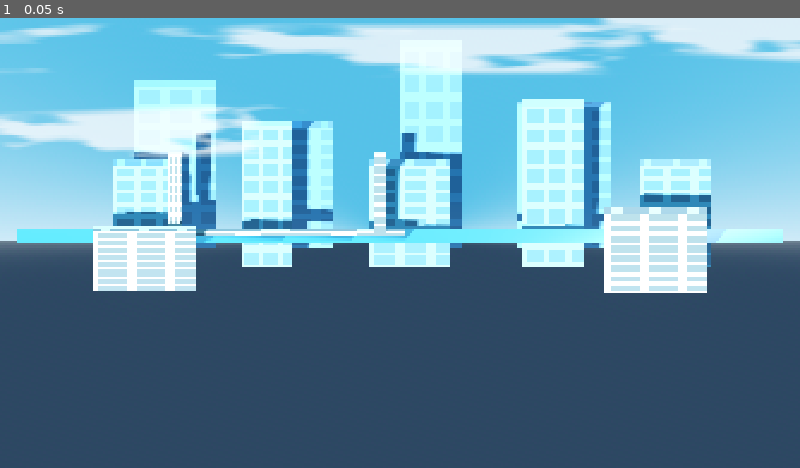
Above: before the commit, frame 1.
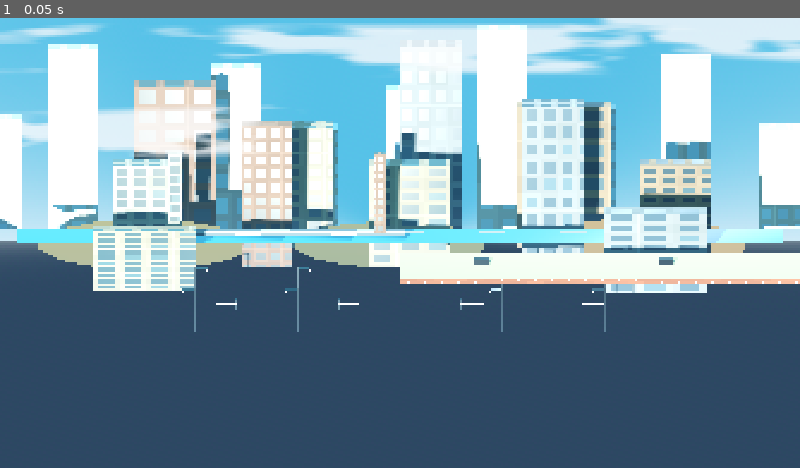
Above: after the commit, the same moment.

Repository: nnamdinwali/shadow-killer
Game: Godot game, scene res://node_3d.tscn
Same seed, same stepped clock (60 frames per second), same inputs: the game is played once before the commit and once after it.
Inputs:
- Up to frame 1 (0.05 s): no input

The runs differ from the first frame. In frame 1, 30% of the frame differs, in the area x 0-100%, y 1-70%.
Error before the commit: Parse Error: Used space character for indentation instead of tab as used before in the file. (res://city_polish.gd:202)

Commit message:
Fix skyline script tabs and warm tower colors

Diff:
--- a/city_polish.gd
+++ b/city_polish.gd
@@ -134,7 +134,7 @@
 	var palette := [
 		[Color("9c7767"), Color("172f3b")],
 		[Color("b9ad98"), Color("1c3b49")],
-		[Color("819792"), Color("20343e")],
+		[Color("9ba2aa"), Color("33495b")],
 		[Color("a88b70"), Color("1b303d")],
 		[Color("c0bbb0"), Color("293e48")]
 	]
@@ -198,72 +198,72 @@
 			_box("Crosswalk_%s_%s" % [x, z], Vector3(x, 0.245, z), Vector3(0.55, 0.035, 0.52), curb)
 
 func _build_distant_skyline() -> void:
-    # A pale, hand-built tower layer creates the faded city depth in the reference.
-    var towers := [
-        Vector3(-56.0, 9.0, 5.0), Vector3(-48.0, 15.0, 4.0),
-        Vector3(-40.0, 11.0, 6.0), Vector3(-32.0, 18.0, 5.0),
-        Vector3(-24.0, 12.0, 4.0), Vector3(-16.0, 16.0, 5.0),
-        Vector3(-8.0, 10.0, 4.0), Vector3(1.0, 14.0, 5.0),
-        Vector3(10.0, 20.0, 5.0), Vector3(19.0, 12.0, 4.0),
-        Vector3(28.0, 17.0, 5.0), Vector3(37.0, 10.0, 4.0),
-        Vector3(46.0, 15.0, 5.0), Vector3(55.0, 9.0, 5.0)
-    ]
-    for i in towers.size():
-        var item: Vector3 = towers[i]
-        var height := item.y
-        var tower := _mesh_box("HazySkylineTower_%02d" % i, Vector3(item.x, height * 0.5, -42.0), Vector3(item.z, height, 2.4), _distant_facade_material(i))
-        generated_root.add_child(tower)
+	# A pale, hand-built tower layer creates the faded city depth in the reference.
+	var towers := [
+		Vector3(-56.0, 9.0, 5.0), Vector3(-48.0, 15.0, 4.0),
+		Vector3(-40.0, 11.0, 6.0), Vector3(-32.0, 18.0, 5.0),
+		Vector3(-24.0, 12.0, 4.0), Vector3(-16.0, 16.0, 5.0),
+		Vector3(-8.0, 10.0, 4.0), Vector3(1.0, 14.0, 5.0),
+		Vector3(10.0, 20.0, 5.0), Vector3(19.0, 12.0, 4.0),
+		Vector3(28.0, 17.0, 5.0), Vector3(37.0, 10.0, 4.0),
+		Vector3(46.0, 15.0, 5.0), Vector3(55.0, 9.0, 5.0)
+	]
+	for i in towers.size():
+		var item: Vector3 = towers[i]
+		var height := item.y
+		var tower := _mesh_box("HazySkylineTower_%02d" % i, Vector3(item.x, height * 0.5, -42.0), Vector3(item.z, height, 2.4), _distant_facade_material(i))
+		generated_root.add_child(tower)
 
 func _distant_facade_material(index: int) -> ShaderMaterial:
-    var palette := [
-        [Color("d9e5e5"), Color("9dbdca")],
-        [Color("e4dcd5"), Color("b3cbd4")],
-        [Color("d0e0e4"), Color("9bbac7")],
-        [Color("e7e1d5"), Color("b8cbd3")],
-        [Color("d4e0dc"), Color("a4c0ca")]
-    ]
-    var material := ShaderMaterial.new()
-    material.shader = facade_shader
-    var colors = palette[index % palette.size()]
-    material.set_shader_parameter("base_color", colors[0])
-    material.set_shader_parameter("window_color", colors[1])
-    material.set_shader_parameter("detail_scale", 0.72)
-    return material
+	var palette := [
+		[Color("e7d7ce"), Color("9fc4dd")],
+		[Color("eee4d2"), Color("a9c9e0")],
+		[Color("d8e1ea"), Color("91b7d5")],
+		[Color("f1e9dc"), Color("b4d2e4")],
+		[Color("d9dce4"), Color("9fbdd7")]
+	]
+	var material := ShaderMaterial.new()
+	material.shader = facade_shader
+	var colors = palette[index % palette.size()]
+	material.set_shader_parameter("base_color", colors[0])
+	material.set_shader_parameter("window_color", colors[1])
+	material.set_shader_parameter("detail_scale", 0.72)
+	return material
 
 func _build_background_hills() -> void:
-    # Low-poly muted hills sit between the water and the distant towers.
-    var hills := [
-        Vector3(-48.0, 18.0, 4.2), Vector3(-25.0, 21.0, 5.0),
-        Vector3(-1.0, 19.0, 4.6), Vector3(23.0, 22.0, 5.2),
-        Vector3(48.0, 18.0, 4.0)
-    ]
-    var colors := [Color("b7a574"), Color("9da16f"), Color("8e9b72"), Color("b7a06e")]
-    for i in hills.size():
-        var item: Vector3 = hills[i]
-        var hill_mesh := SphereMesh.new()
-        hill_mesh.radial_segments = 12
-        hill_mesh.rings = 6
-        var hill := MeshInstance3D.new()
-        hill.name = "DistantHill_%02d" % i
-        hill.mesh = hill_mesh
-        hill.position = Vector3(item.x, 0.8, -30.0)
-        hill.scale = Vector3(item.y, item.z, 1.4)
-        var material := StandardMaterial3D.new()
-        material.shading_mode = BaseMaterial3D.SHADING_MODE_UNSHADED
-        material.albedo_color = colors[i % colors.size()]
-        hill.material_override = material
-        generated_root.add_child(hill)
+	# Low-poly muted hills sit between the water and the distant towers.
+	var hills := [
+		Vector3(-48.0, 18.0, 4.2), Vector3(-25.0, 21.0, 5.0),
+		Vector3(-1.0, 19.0, 4.6), Vector3(23.0, 22.0, 5.2),
+		Vector3(48.0, 18.0, 4.0)
+	]
+	var colors := [Color("b7a574"), Color("9da16f"), Color("8e9b72"), Color("b7a06e")]
+	for i in hills.size():
+		var item: Vector3 = hills[i]
+		var hill_mesh := SphereMesh.new()
+		hill_mesh.radial_segments = 12
+		hill_mesh.rings = 6
+		var hill := MeshInstance3D.new()
+		hill.name = "DistantHill_%02d" % i
+		hill.mesh = hill_mesh
+		hill.position = Vector3(item.x, 0.8, -30.0)
+		hill.scale = Vector3(item.y, item.z, 1.4)
+		var material := StandardMaterial3D.new()
+		material.shading_mode = BaseMaterial3D.SHADING_MODE_UNSHADED
+		material.albedo_color = colors[i % colors.size()]
+		hill.material_override = material
+		generated_root.add_child(hill)
 
 func _build_water_glints() -> void:
-    # Short pale strips read as hand-placed reflections, not a generated texture.
-    var glint := StandardMaterial3D.new()
-    glint.shading_mode = BaseMaterial3D.SHADING_MODE_UNSHADED
-    glint.albedo_color = Color("b9e7ee")
-    for i in range(18):
-        var x := -34.0 + float((i * 19) % 68)
-        var z := -20.8 + float(i % 4) * 1.35
-        var length := 1.8 + float(i % 4) * 0.9
-        _box("RiverGlint_%02d" % i, Vector3(x, 4.27, z), Vector3(length, 0.018, 0.08), glint)
+	# Short pale strips read as hand-placed reflections, not a generated texture.
+	var glint := StandardMaterial3D.new()
+	glint.shading_mode = BaseMaterial3D.SHADING_MODE_UNSHADED
+	glint.albedo_color = Color("b9e7ee")
+	for i in range(18):
+		var x := -34.0 + float((i * 19) % 68)
+		var z := -20.8 + float(i % 4) * 1.35
+		var length := 1.8 + float(i % 4) * 0.9
+		_box("RiverGlint_%02d" % i, Vector3(x, 4.27, z), Vector3(length, 0.018, 0.08), glint)
 
 func _build_traversal_route() -> void:
 	# 2.5D side-scrolling route in the foreground play lane.
@@ -310,7 +310,7 @@
 	var colors: Array = [
 		[Color("9c7767"), Color("172f3b")],
 		[Color("b9ad98"), Color("1c3b49")],
-		[Color("819792"), Color("20343e")],
+		[Color("9ba2aa"), Color("33495b")],
 		[Color("a88b70"), Color("1b303d")],
 		[Color("c0bbb0"), Color("293e48")]
 	][index % 5]
